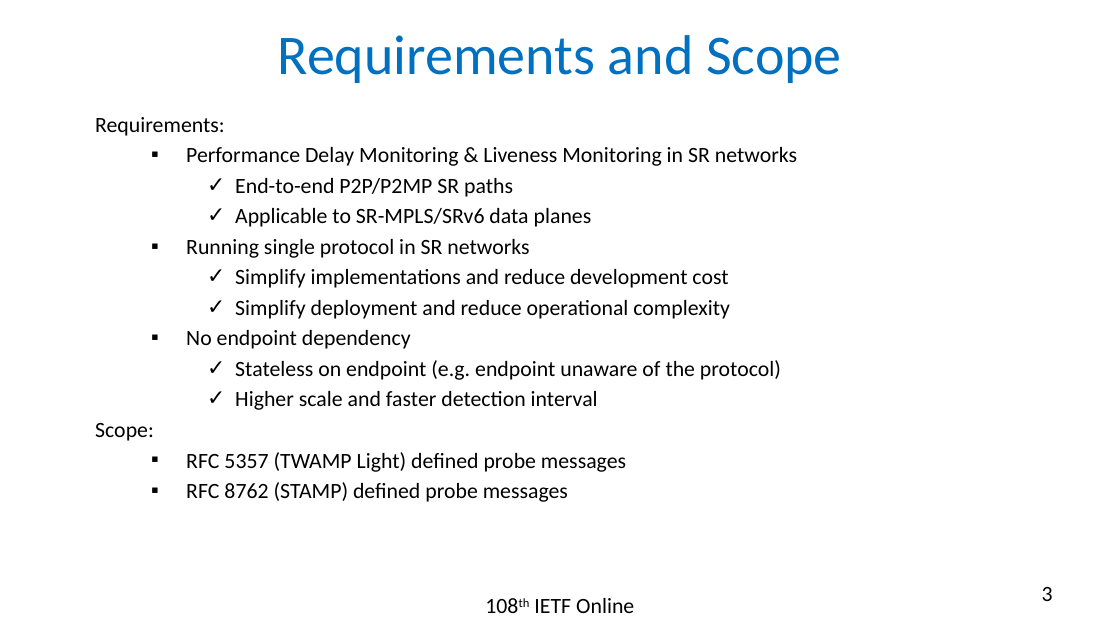
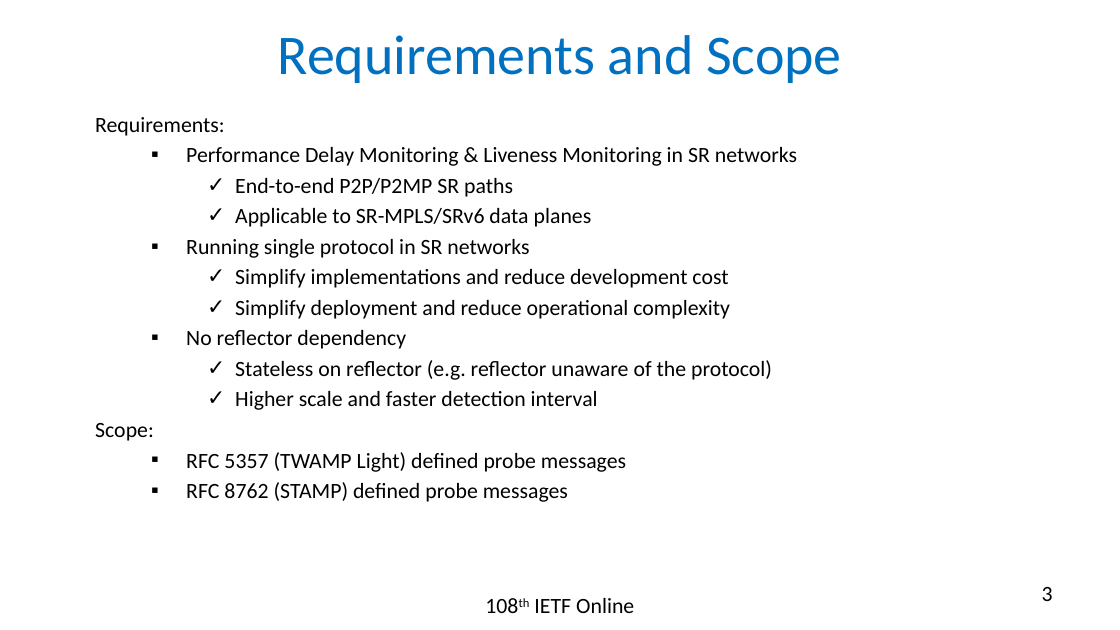
Before and after one commit to rakgandhi/ietf-slides, a slide deck: slide 3 of draft-gandhi-spring-sr-enhanced-plm-02.pptx. Drawn at 1120x630 pixels with LibreOffice and Linux fonts; fonts in the diff are those of the drawing. Boxes give left, top, right and bottom in pixels: in the first picture for what was removed or moved away, otherwise in the second. Text is boxed around its words. In the diff, an @@ line names an element or a change of style, - is before the commit and + after.

```diff
--- a/draft-gandhi-spring-sr-enhanced-plm-02.pptx
+++ b/draft-gandhi-spring-sr-enhanced-plm-02.pptx
@@ text at <box>186,330,772,380</box>: text changed @@
-  ▪ No endpoint dependency
-    ✓ Stateless on endpoint (e.g. endpoint unaware of the protocol)
+  ▪ No reflector dependency
+    ✓ Stateless on reflector (e.g. reflector unaware of the protocol)
```
Also in this commit, not shown: 5 other slides changed, 2 other files.
